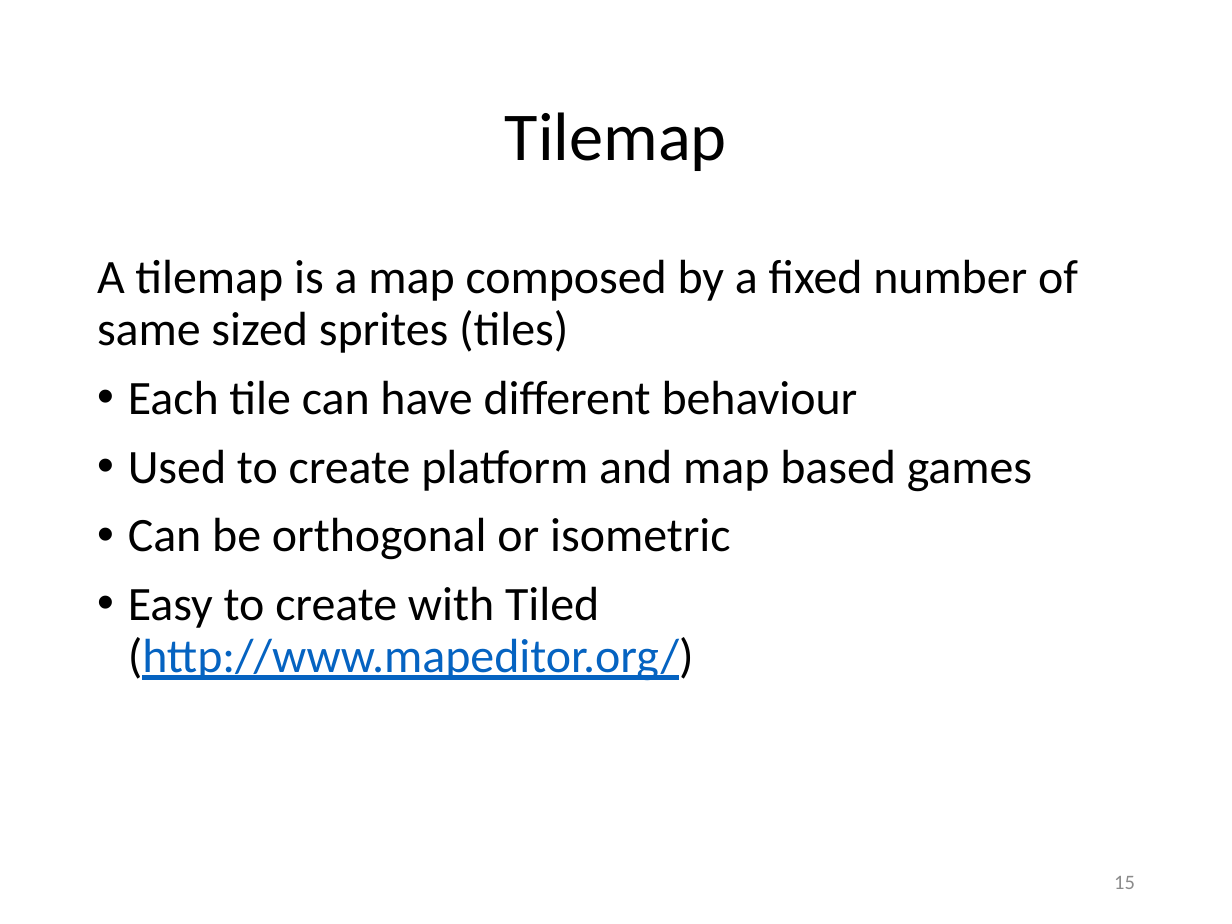
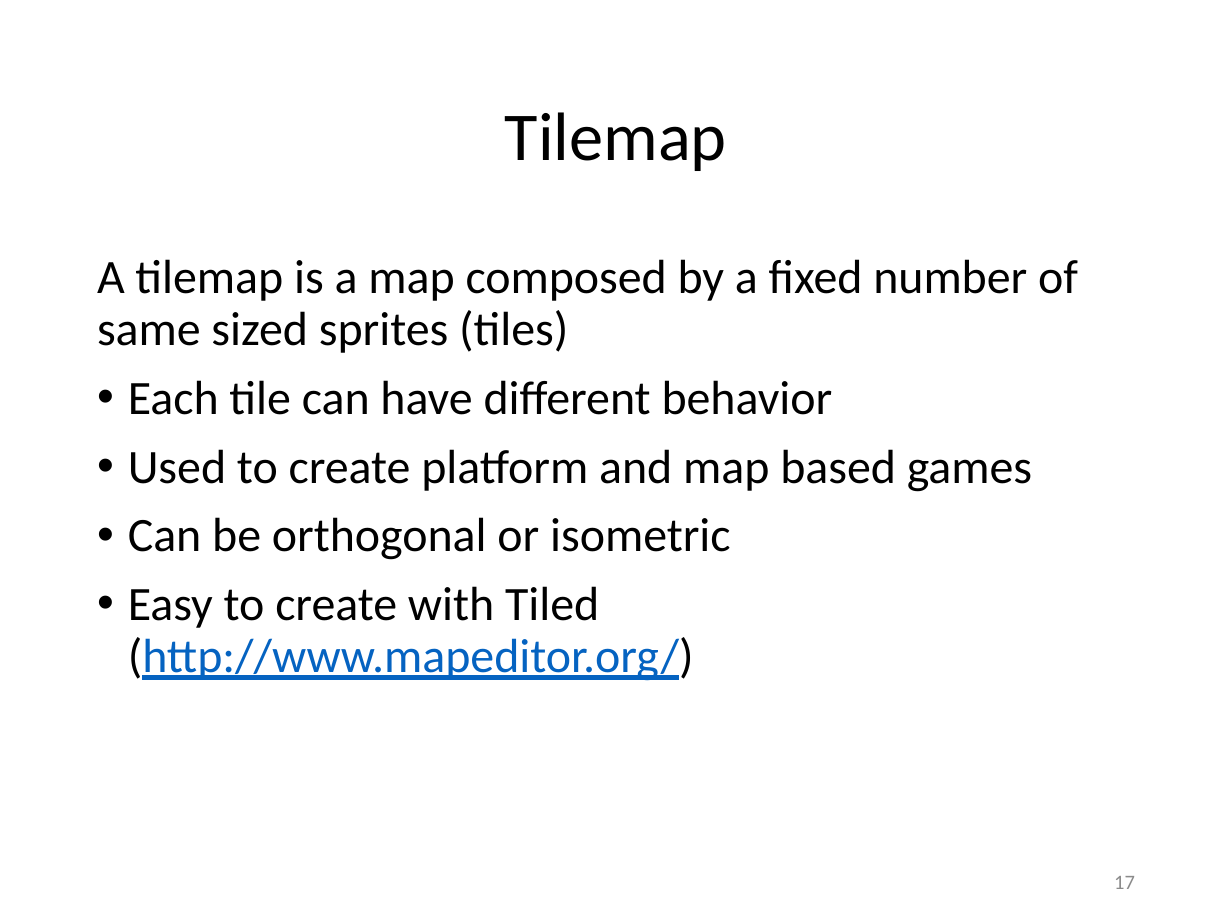
Before and after one commit to Lotti/codemotion2014, a slide deck: slide 17 of codemotion.pptx (slide 15 before the commit). Drawn at 1232x924 pixels with LibreOffice and Linux fonts; fonts in the diff are those of the drawing; background and template pictures are left out. Boxes give left, top, right and bottom in pixels: in the first picture for what was removed or moved away, otherwise in the second. Text is boxed around its words. In the diff, an @@ line names an element or a change of style, - is before the commit and + after.

```diff
--- a/codemotion.pptx
+++ b/codemotion.pptx
@@ text at [128,380,833,415]: text changed @@
-• Each tile can have different behaviour
+• Each tile can have different behavior
@@ page number at [1114,876,1135,889]: text changed @@
-15
+17
```
Also in this commit, not shown: 7 other slides changed, 9 other files.
